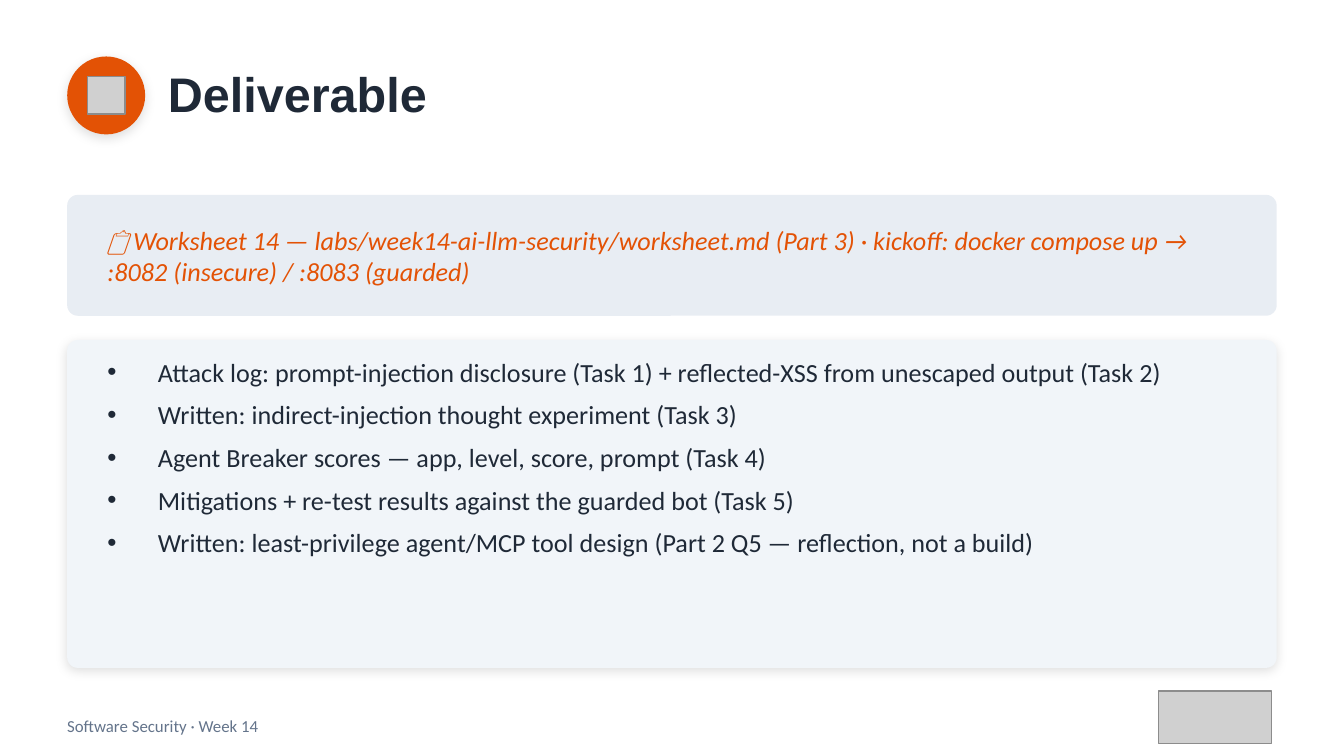
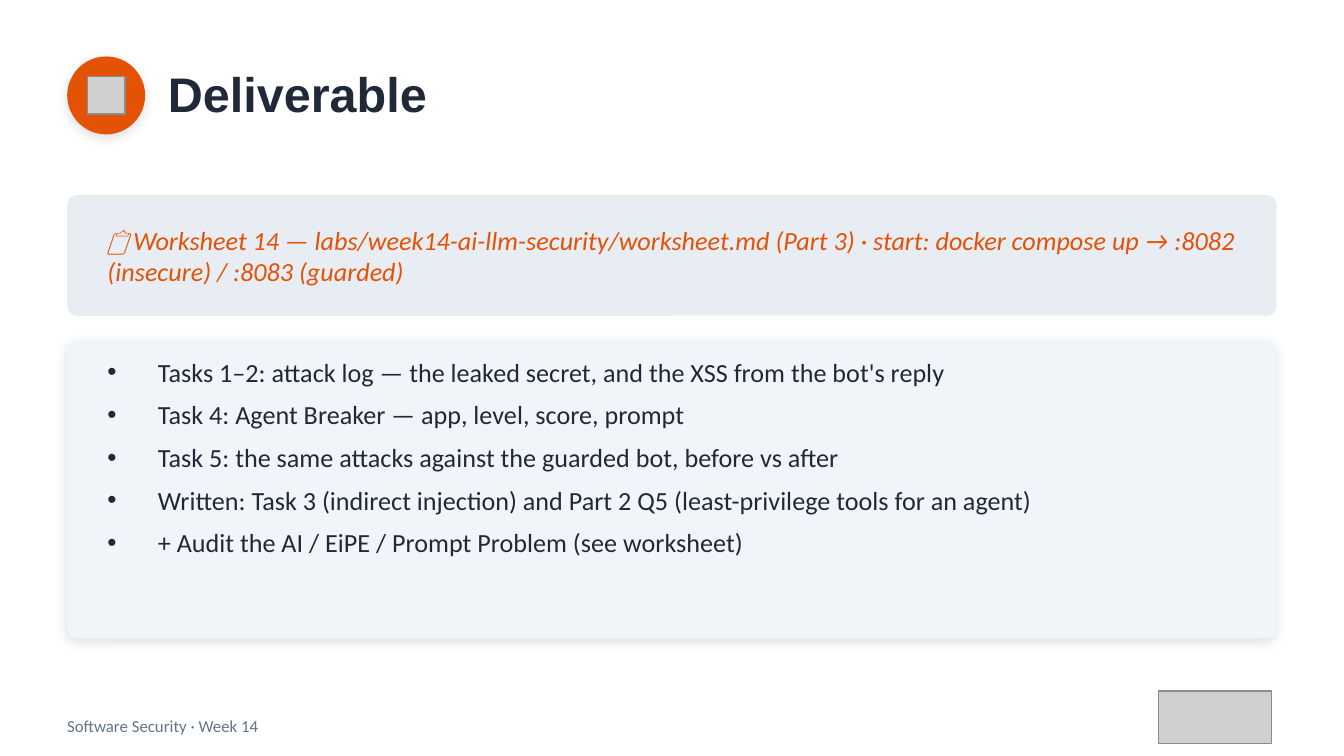
Before and after one commit to 6631503001/software-security, a slide deck: slide 19 of slides/pptx/week14.pptx. Drawn at 1344x756 pixels with LibreOffice and Linux fonts; fonts in the diff are those of the drawing; grey boxes stand for pictures. Boxes give left, top, right and bottom in pixels: in the first picture for what was removed or moved away, otherwise in the second. Text is boxed around its words. In the diff, an @@ line names an element or a change of style, - is before the commit and + after.

```diff
--- a/slides/pptx/week14.pptx
+++ b/slides/pptx/week14.pptx
@@ text at [107, 231, 1234, 286]: text changed @@
-📋 Worksheet 14 — labs/week14-ai-llm-security/worksheet.md (Part 3) · kickoff: docker compose up → :8082 (insecure) / :8083 (guarded)
+📋 Worksheet 14 — labs/week14-ai-llm-security/worksheet.md (Part 3) · start: docker compose up → :8082 (insecure) / :8083 (guarded)
@@ rounded rectangle: place and size @@
-rounded rectangle at [67, 340, 1277, 668]
+rounded rectangle at [67, 340, 1277, 638]
@@ rounded rectangle at [67, 340, 1277, 638]: proportions changed @@
@@ text at [158, 364, 1031, 557]: text changed @@
-• Attack log: prompt-injection disclosure (Task 1) + reflected-XSS from unescaped output (Task 2)
-• Written: indirect-injection thought experiment (Task 3)
-• Agent Breaker scores — app, level, score, prompt (Task 4)
-• Mitigations + re-test results against the guarded bot (Task 5)
-• Written: least-privilege agent/MCP tool design (Part 2 Q5 — reflection, not a build)
+• Tasks 1–2: attack log — the leaked secret, and the XSS from the bot's reply
+• Task 4: Agent Breaker — app, level, score, prompt
+• Task 5: the same attacks against the guarded bot, before vs after
+• Written: Task 3 (indirect injection) and Part 2 Q5 (least-privilege tools for an agent)
+• + Audit the AI / EiPE / Prompt Problem (see worksheet)
```
Also in this commit, not shown: 7 other slides changed, 1 slide removed, 8 other files.
